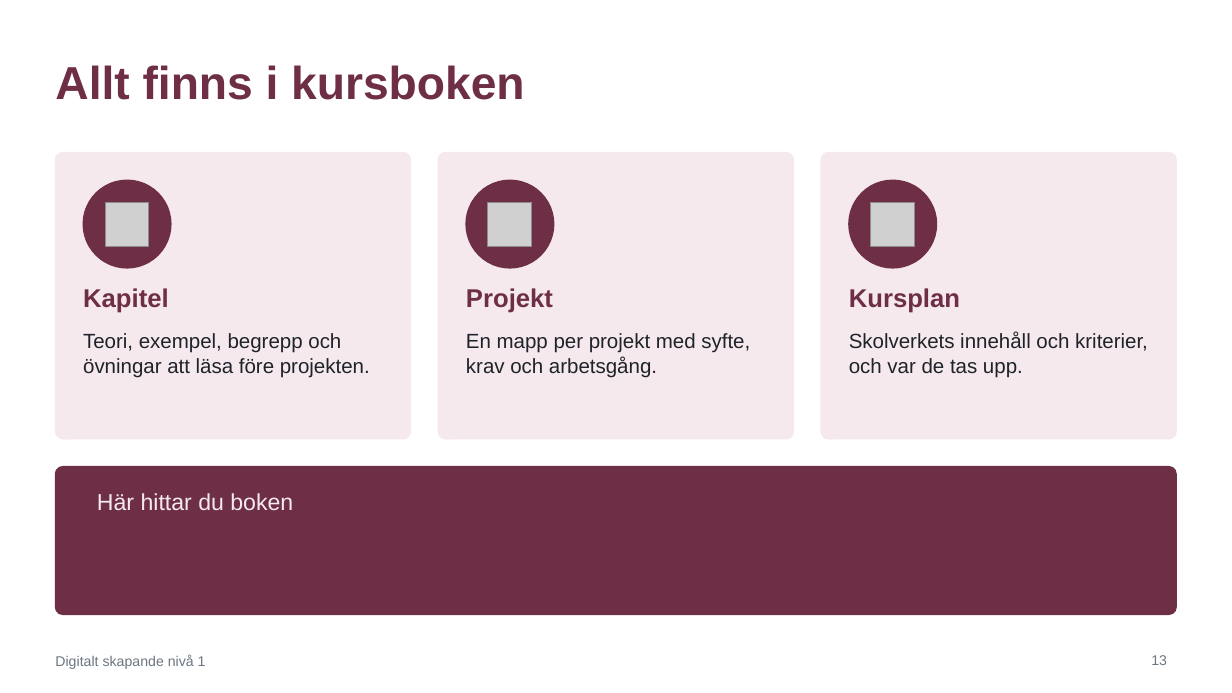
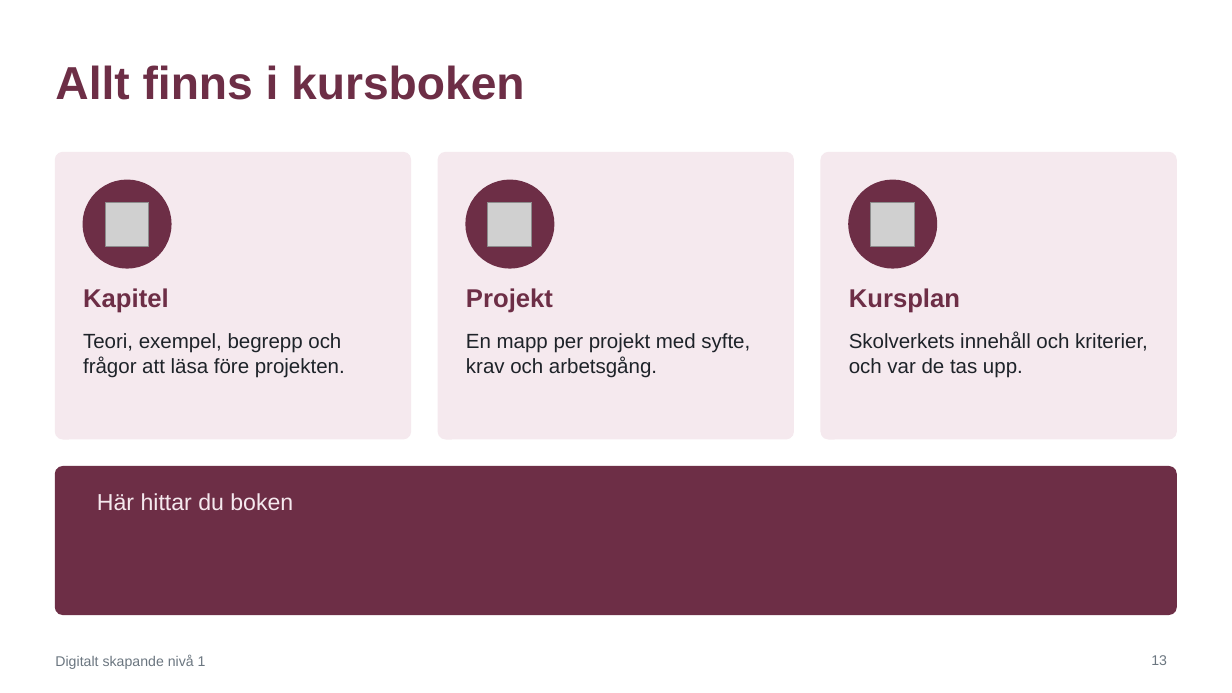
Before and after one commit to abbindustrigymnasium/digitalt-skapande1, a slide deck: slide 13 of Digitalt skapande 1 - Kurspresentation.pptx. Drawn at 1232x693 pixels with LibreOffice and Linux fonts; fonts in the diff are those of the drawing; grey boxes stand for pictures. Boxes give left, top, right and bottom in pixels: in the first picture for what was removed or moved away, otherwise in the second. Text is boxed around its words. In the diff, an @@ line names an element or a change of style, - is before the commit and + after.

```diff
--- a/Digitalt skapande 1 - Kurspresentation.pptx
+++ b/Digitalt skapande 1 - Kurspresentation.pptx
@@ text at (83,333,345,378): text changed @@
-Teori, exempel, begrepp och övningar att läsa före projekten.
+Teori, exempel, begrepp och frågor att läsa före projekten.
```
Also in this commit, not shown: 11 other files.
